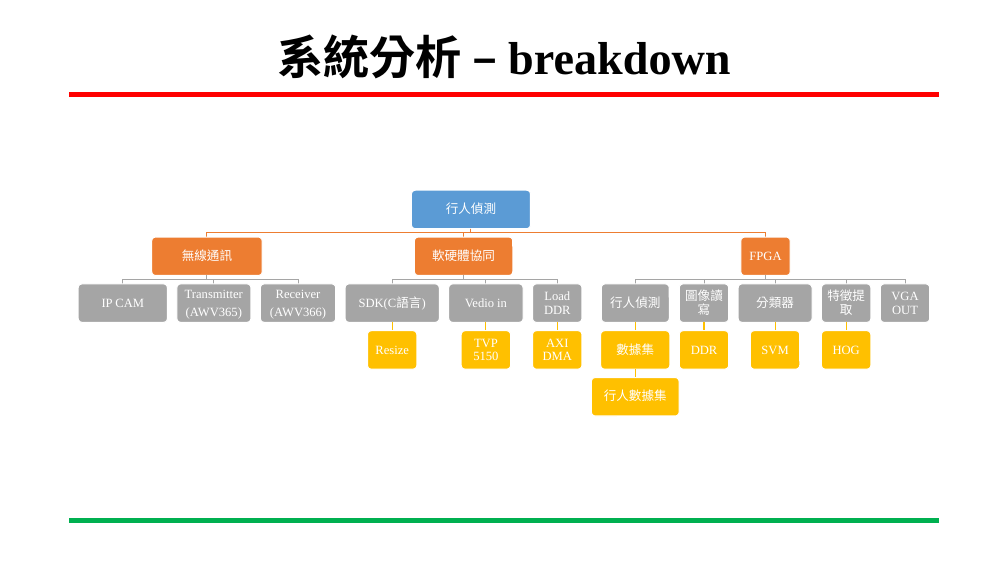
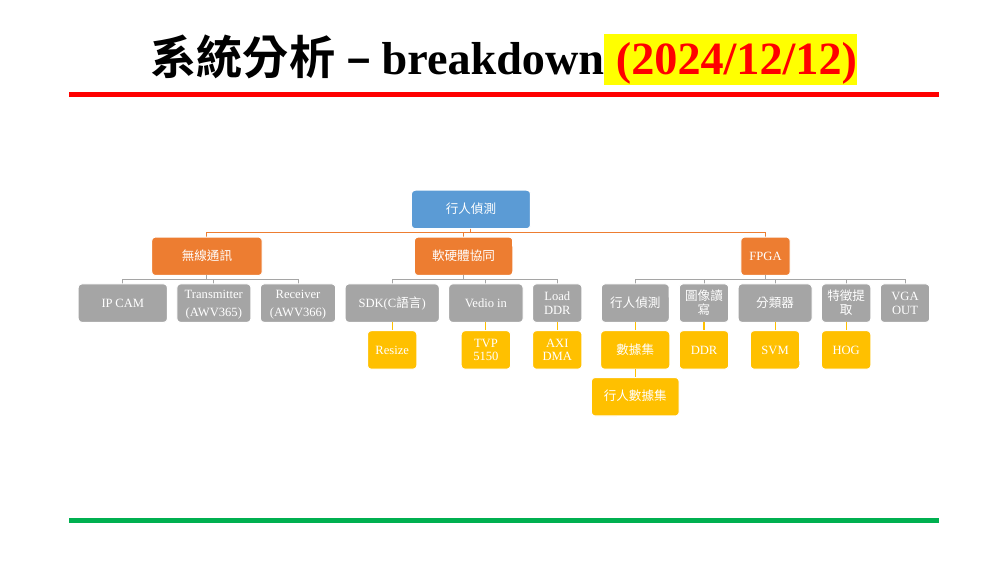
Before and after one commit to xup6tp6u4/pedestrian-detection, a slide deck: slide 6 of 嵌入式影像處理1212進度報告.pptx. Drawn at 1008x567 pixels with LibreOffice and Linux fonts; fonts in the diff are those of the drawing; background and template pictures are left out. Boxes give left, top, right and bottom in pixels: in the first picture for what was removed or moved away, otherwise in the second. Text is boxed around its words. In the diff, an @@ line names an element or a change of style, - is before the commit and + after.

```diff
--- a/嵌入式影像處理1212進度報告.pptx
+++ b/嵌入式影像處理1212進度報告.pptx
@@ title at (x1=151, y1=34, x2=857, y2=84): text changed @@
-系統分析 – breakdown
+系統分析 – breakdown (2024/12/12)
```
Also in this commit, not shown: 3 other slides changed.
